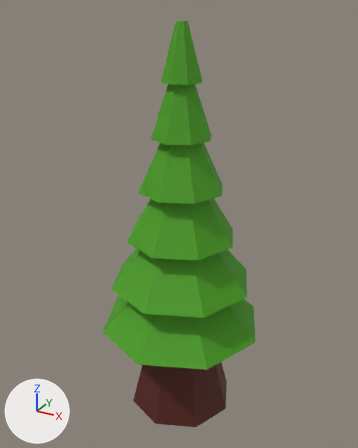
The OBJ model app/assets/low_poly_pine.obj: old version first, new version second.
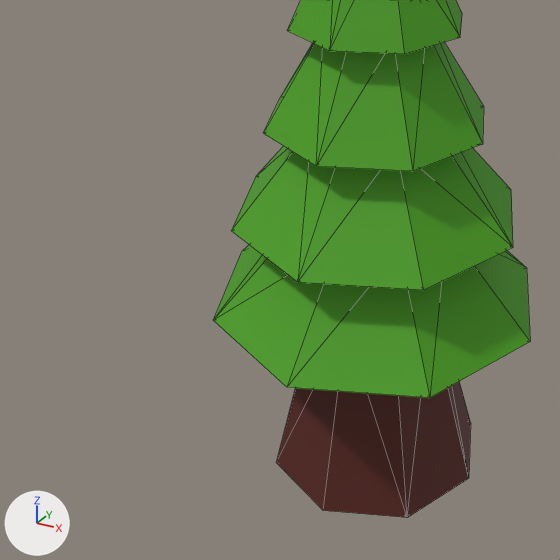
There are two pictures of each version: one whole from a 50 mm lens placed at (7.6, -13.98, 14.45), pointed at (-0.15, 0.1, 7.4), one close up on the part from 0% to 75% of the width and 40% to 100% of the height. Every picture has the same lights, and +X, +Y and +Z are marked at lower left. The close-ups show mesh edges as thin lines. Where no turn or scale is listed for an object, it has been applied to the vertices.
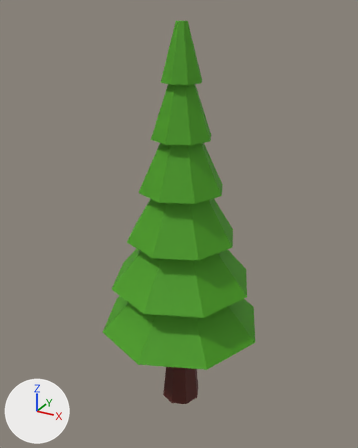
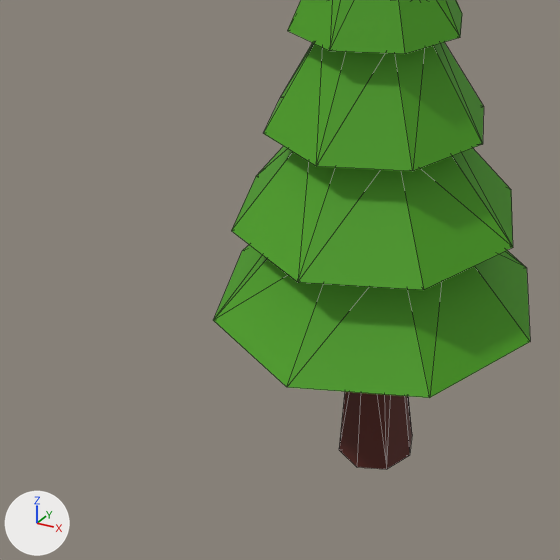
Patch to the scene script:
```diff
--- a/app/assets/low_poly_pine.obj.py
+++ b/app/assets/low_poly_pine.obj.py
@@ me_cylinder @@
 me_cylinder.from_pydata(...)  # 112 vertices, 220 faces; spans x -3.0..3.0, y -3.0..3.0, z 0.0..14.05
 # used by ob_cylinder; location = (0.0, 0.0, 0.0)
+# me_cylinder part 1: all 16 vertices in x -2.0..2.0, y -2.0..2.0, z 0.0..3.52 are scaled about their middle by (-0.372, 0.383, 1)
 me_cylinder.materials.append(mat_wood)
```

Pixel boxes (x1, y1, x2, y2) of what changed, in the close-ups (560 x 560 px; the box of a moved part takes in the faces that stretch with it):
'Cylinder', reshaped
    before: (213, 0, 530, 518)
    after: (213, 0, 530, 469)
part 1 of me_cylinder, moved or reshaped
    before: (277, 381, 471, 518)
    after: (339, 392, 412, 469)
